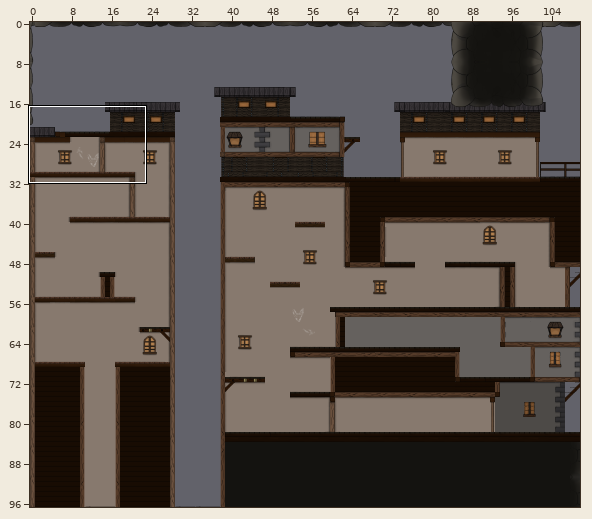
Tiled map: assets/tiles/level_Part_1.tmx. Above: a wide view before the commit, with the close-up outlined.
Close-up. Before the edit:
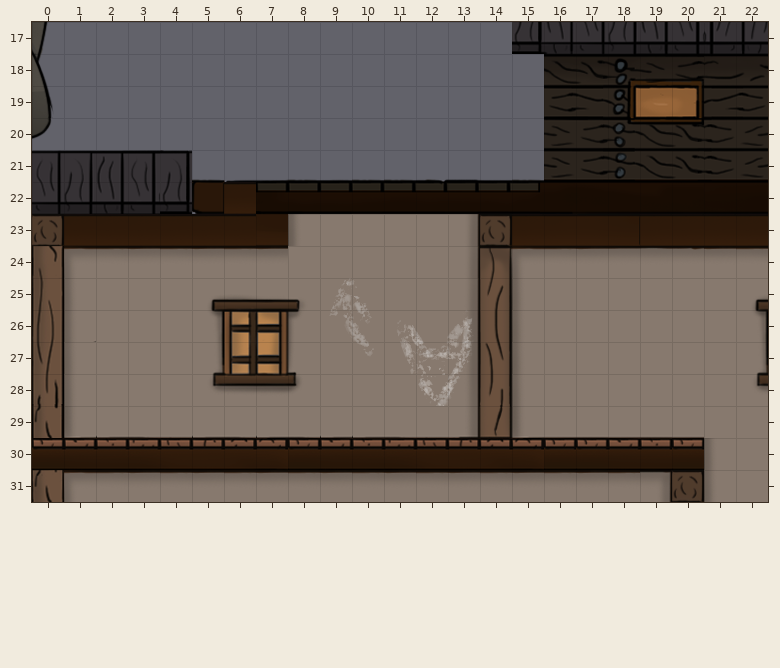
Cells are 32x32 px. Shown: x 0..22, y 17..31. The commit also changed other parts of the map, which this record leaves out.
New version:
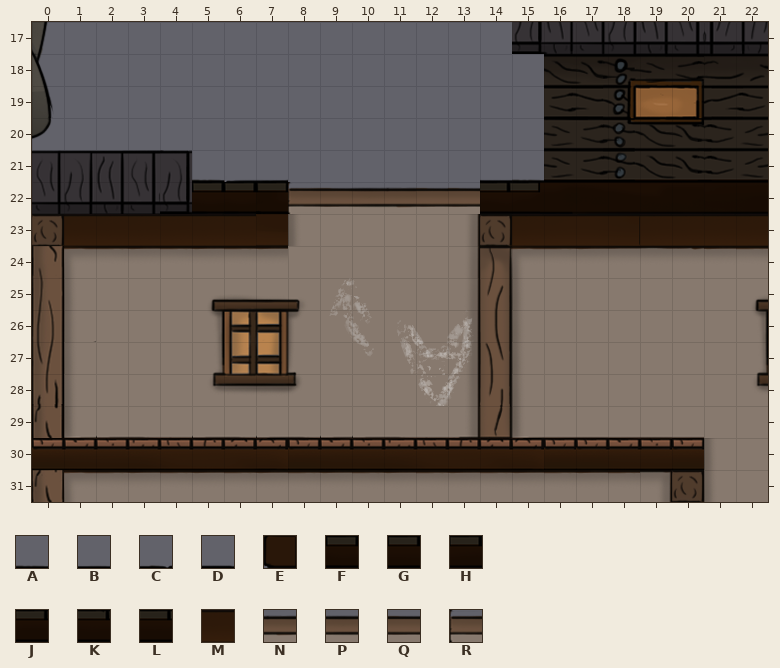
Key: from "platforms": A 283, B 284, C 287, D 288, E 336, F 339, G 340, H 341, J 342, K 343, L 344, M 387, N 542 turned 90, P 598 turned 90, Q 654 turned 90, R 710 turned 90.
_ is an empty cell.
Change:
Layer "Fond":
y 21: x 8..13 ABAACD -> ______
Layer "Platforms":
y 22: x 5..6 EM -> FF
Layer "Secret":
y 22: x 8..13 FGHJKL -> RQPNQQ
